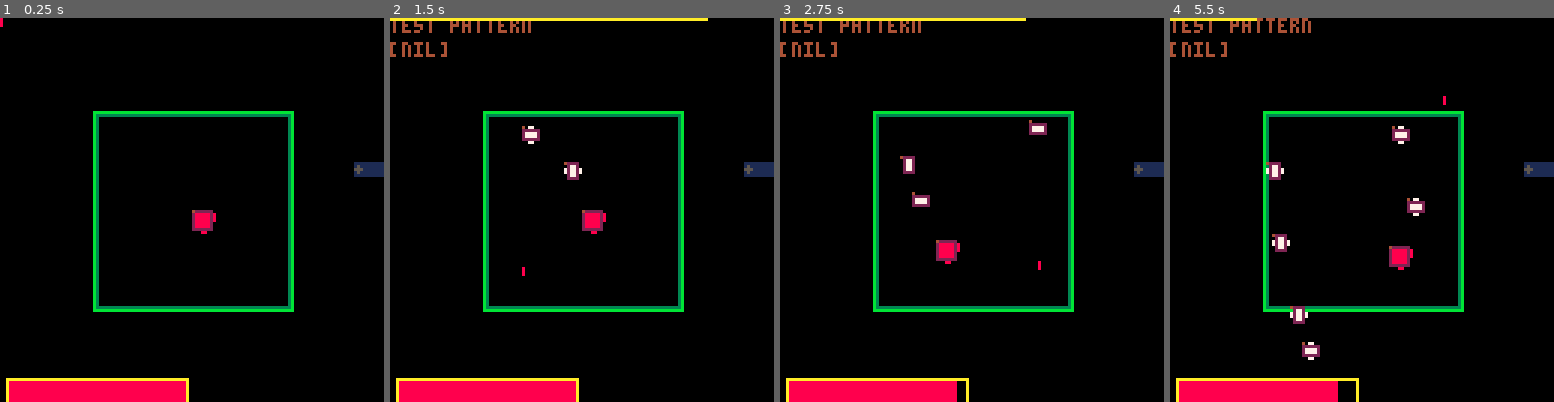
Above: before the commit, frames 1-4 (left to right).
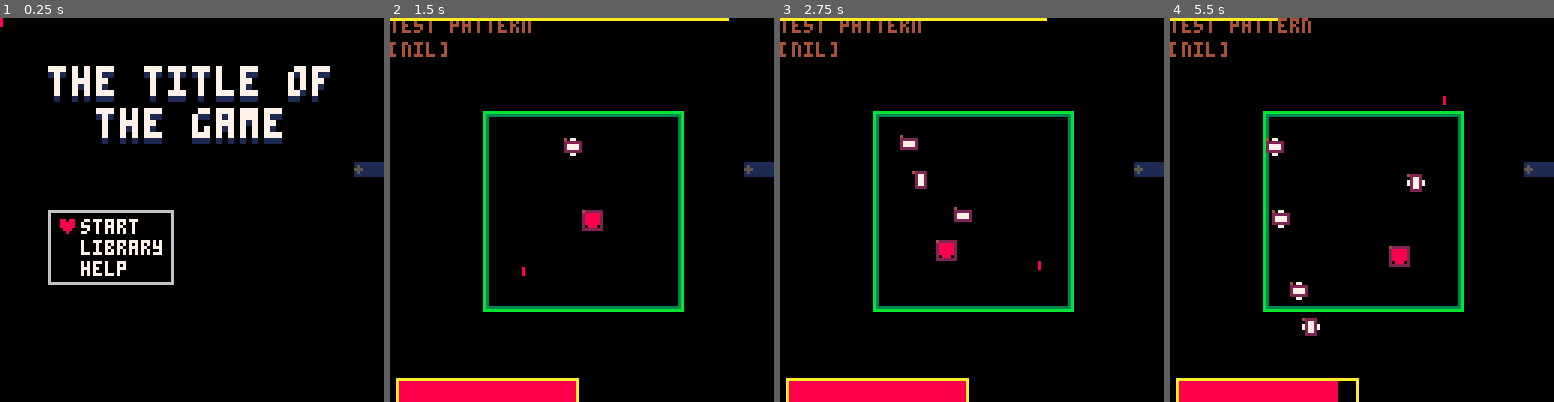
Above: after the commit, the same moments.

Repository: GiovanH/Pico8_Dev
Game: PICO-8 cartridge undertale.p8
Same seed, same stepped clock (60 frames per second), same inputs: the game is played once before the commit and once after it.
Inputs (mouse positions are in pixels of both pictures, inside the frame that each line leads up to):
- Up to frame 1 (0.25 s): no input
- Up to frame 2 (1.5 s): tap O (Z key) at 0.33, 0.7, 1.43 s; click (459, 121) at 0.67 s; tap X (X key) at 1.07 s; click (520, 267) at 1.22 s
- Up to frame 3 (2.75 s): click (975, 114) at 1.77 s; hold Left 1.97-2.37 s; tap X (X key) at 2.07, 2.4, 2.73 s; tap O (Z key) at 2.22 s; click (1037, 259) at 2.32 s; hold Down from 2.42 s (still down)
- Up to frame 4 (5.5 s): release Down at 2.82 s; click (1492, 106) at 2.87 s; hold Right 2.87-3.53 s; tap X (X key) every 0.33 s from 3.07 to 5.4 s; tap O (Z key) at 3.1, 3.98, 4.87 s; click (1254, 256) at 3.42 s; hold Up 3.58-4.08 s; click (1315, 102) at 3.97 s; hold Right 4.13-4.53 s; click (1381, 248) at 4.52 s; hold Down 4.58-5.08 s; click (1442, 94) at 5.07 s; hold Left from 5.13 s (still down)

The runs differ from the first frame. In frame 1, 13% of the frame differs, in the area x 1-86%, y 12-100%; in frame 2, 0.6%; in frame 3, 1.1%; in frame 4, 2.0%.

Commit message:
Menu and choicer

Diff:
--- a/undertale.p8
+++ b/undertale.p8
@@ -18,7 +18,8 @@
 -- t_bullet
 -- t_pattern
 
-local debug = true -- (stat(6) == 'debug')
+local debug = true  -- (stat(6) == 'debug')
+local cur_stage = nil
 
 -->8
 -- utility
@@ -26,141 +27,142 @@
 if (debug) menuitem(5,'toggle debug',function() debug = not debug end)
 
 dbg=(function()
- poke(0x5f2d, 1)
- local vars,sy={},0
- local mx,my,mb,pb,click,mw,exp,x,y
- function butn(exp,x,y)
-  local hover=mx>=x and mx<x+4 and my>=y and my<y+6
-  print(exp and "-" or "+",x,y,hover and 7 or 5)
-  return hover and click
- end
- function inspect(v,d)
-  d=d or 0
-  local t=type(v)
-  if t=="table" then
-   if(d>5)return "[table]"
-   local props={}
-   for key,val in pairs(v) do
-    props[key]=inspect(val,d+1)
+  poke(0x5f2d, 1)
+  local vars,sy={},0
+  local mx,my,mb,pb,click,mw,exp,x,y
+  function butn(exp,x,y)
+   local hover=mx>=x and mx<x+4 and my>=y and my<y+6
+   print(exp and "-" or "+",x,y,hover and 7 or 5)
+   return hover and click
+  end
+  function inspect(v,d)
+   d=d or 0
+   local t=type(v)
+   if t=="table" then
+    if(d>5)return "[table]"
+    local props={}
+    for key,val in pairs(v) do
+     props[key]=inspect(val,d+1)
+    end
+    return {
+     expand=false,
+     props=props
+    }
+   elseif t=="string" then
+    return chr(34)..v..chr(34)
+   elseif t=="boolean" then
+    return v and "true" or "false"
+   elseif t=="nil" or t=="function" or t=="thread" then
+    return "["..t.."]"
+   else
+    return ""..v
    end
-   return {
-    expand=false,
-    props=props
-   }
-  elseif t=="string" then
-   return chr(34)..v..chr(34)
-  elseif t=="boolean" then
-   return v and "true" or "false"
-  elseif t=="nil" or t=="function" or t=="thread" then
-   return "["..t.."]"
-  else
-   return ""..v
-  end
- end
- function drawvar(var,name)
-  if type(var)=="string" then
-   print(name..":",x+4,y,6)
-   print(var,x+#(""..name)*4+8,y,7)
-   y+=6
-  else
-   -- expand button
-   if(butn(var.expand,x,y))var.expand=not var.expand
-   -- name
-   print(name,x+4,y,12) y+=6
-   -- content
-   if var.expand then
-    x+=2
-    for key,val in pairs(var.props) do
-     drawvar(val,key)
+  end
+  function drawvar(var,name)
+   if type(var)=="string" then
+    print(name..":",x+4,y,6)
+    print(var,x+#(""..name)*4+8,y,7)
+    y+=6
+   else
+    -- expand button
+    if(butn(var.expand,x,y))var.expand=not var.expand
+    -- name
+    print(name,x+4,y,12) y+=6
+    -- content
+    if var.expand then
+     x+=2
+     for key,val in pairs(var.props) do
+      drawvar(val,key)
+     end
+     x-=2
     end
-    x-=2
    end
   end
- end
- function copyuistate(src,dst)
-  if type(src)=="table" and type(dst)=="table" then
-   dst.expand=src.expand
-   for key,val in pairs(src.props) do
-    copyuistate(val,dst.props[key])
+  function copyuistate(src,dst)
+   if type(src)=="table" and type(dst)=="table" then
+    dst.expand=src.expand
+    for key,val in pairs(src.props) do
+     copyuistate(val,dst.props[key])
+    end
    end
   end
- end
- function watch(var,name)
-  name=name or "[var]"
-  local p,i=vars[name],inspect(var)
-  if(p)copyuistate(p,i)
-  vars[name]=i
- end
- function clear()
-  vars={}
- end
- function draw(dx,dy,w,h)
-  dx=dx or 0
-  dy=dy or 48
-  w=w or 128-dx
-  h=h or 128-dy
-  -- collapsed mode
-  if not exp then
-   dx+=w-10
-   w,h=10,5
-  end
-  -- window
-  clip(dx,dy,w,h)
-  rectfill(0,0,128,128,1)
-  x=dx+2 y=dy+2-sy
-
-  -- read mouse
-  mx,my,mw=stat(32),stat(33),stat(36)
-  mb=band(stat(34),1)~=0
-  click=mb and not pb and mx>=dx and mx<dx+w and my>=dy and my<dy+h
-  pb=mb
-
-  if exp then
-
-   -- variables
-   for k,v in pairs(vars) do
-    drawvar(v,k)
+  function watch(var,name)
+   name=name or "[var]"
+   local p,i=vars[name],inspect(var)
+   if(p)copyuistate(p,i)
+   vars[name]=i
+  end
+  function clear()
+   vars={}
+  end
+  function draw(dx,dy,w,h)
+   dx=dx or 0
+   dy=dy or 48
+   w=w or 128-dx
+   h=h or 128-dy
+   -- collapsed mode
+   if not exp then
+    dx+=w-10
+    w,h=10,5
    end
-
-   -- scrolling
-   local sh=y+sy-dy
-   sy=max(min(sy-mw*8,sh-h),0)
-  end
-
-  -- expand/collapse btn
-  if(butn(exp,dx+w-10,dy))exp=not exp
-
-  -- draw mouse ptr
-  clip()
-  line(mx,my,mx,my+2,8)
-  color(7)
- end
-
- function show()
-  exp=true
-  while exp do
-   draw()
-   flip()
-  end
- end
-
- function prnt(v,name)
-  watch(v,name)
-  show()
- end
-
- return{
-  watch=watch,
-  clear=clear,
-  expand=function(val)
-   if(val~=nil)exp=val
-   return exp
-  end,
-  draw=draw,
-  show=show,
-  print=prnt
- }
-end)()
+   -- window
+   clip(dx,dy,w,h)
+   rectfill(0,0,128,128,1)
+   x=dx+2 y=dy+2-sy
+
+   -- read mouse
+   mx,my,mw=stat(32),stat(33),stat(36)
+   mb=band(stat(34),1)~=0
+   click=mb and not pb and mx>=dx and mx<dx+w and my>=dy and my<dy+h
+   pb=mb
+
+   if exp then
+
+    -- variables
+    for k,v in pairs(vars) do
+     drawvar(v,k)
+    end
+
+    -- scrolling
+    local sh=y+sy-dy
+    sy=max(min(sy-mw*8,sh-h),0)
+   end
+
+   -- expand/collapse btn
+   if(butn(exp,dx+w-10,dy))exp=not exp
+
+   -- draw mouse ptr
+   clip()
+   line(mx,my,mx,my+2,8)
+   color(7)
+  end
+
+  function show()
+   exp=true
+   while exp do
+    draw()
+    flip()
+   end
+  end
+
+  function prnt(v,name)
+   watch(v,name)
+   show()
+  end
+
+  return{
+   watch=watch,
+   clear=clear,
+   expand=function(val)
+    if(val~=nil)exp=val
+    return exp
+   end,
+   draw=draw,
+   show=show,
+   print=prnt
+  }
+ end)
+dbg = dbg()
 
 -- any to string (dumptable)
 function tostring(any, depth)
@@ -211,6 +213,7 @@
 function chainmap(query, ...)
  for i, o in ipairs{...} do
   local v = o[query]
+  printa(query, o, v)
   if (v != nil) return v
  end
 end
@@ -608,6 +611,7 @@
  add(self.objects, object)
  -- if (object.stage) del(object.stage.objects, object)
  object.stage = self
+ if (object.onadd) object:onadd()
  return object
 end
 function stage:_zsort()
@@ -636,6 +640,7 @@
  end
 end
 function stage:draw()
+ cls()
  self:_zsort()
  camera(self.cam:unpack())
  for object in all(self.objects) do
@@ -671,6 +676,69 @@
  local r = deli(self)
  if (expected) assert(expected == r, "popped '" .. r .. "', not " .. expected)
  return r
+end
+
+local choicer = entity:extend{
+ z=4,
+ pos=vec(64),
+ padding=vec(3, 3),
+ char_size=vec(4, 5),
+ selected = 1,  -- index of selected opt
+}
+function choicer:init(choices, exopts)
+ printh("new choicer")
+ exopts = exopts or {}
+ self.choices = choices
+
+ for prop in all{'pos', 'selected'} do
+  self[prop] = chainmap(prop, exopts, self)
+ end
+
+ if (exopts.allowcancel) add(self.choices, {'cancel', nop})
+
+ local width = 0
+ for v in all(self.choices) do
+  width = max(width, #v[1] + 2)  -- cursor
+ end
+ -- 2px spacing
+ self.char_size_sp = self.char_size:__add(0, 2)  -- compute once
+ self.size = self.char_size_sp:dotp(width, #self.choices)
+ self.size += self.padding*2 - vec(1, 3)  -- up to but not equal - last 2px space
+end
+function choicer:onadd()
+ self.focus = 'choice' .. #self.stage.objects  -- careful, might still collide!
+ focus:push(self.focus)
+end
+function choicer:drawui()
+ if (self.choices == nil) return
+ local rbox = bbox(self.pos, self.size)
+ rectfill(mrconcatu(rbox, 0))
+ rect(mrconcatu(rbox, 6))
+ local ppos = self.pos + self.padding
+ for i,v in ipairs(self.choices) do
+  print(v[1],
+   mrconcatu(ppos:__add(
+     vec(2, i-1):dotp(self.char_size_sp)
+    ), v[3] or 7))
+ end
+ if (focus:isnt(self.focus)) return
+ color(8)
+ print("♥ ",
+  ppos:__add(
+   vec(0, self.selected-1):dotp(self.char_size_sp)
+  ):unpack())
+end
+function choicer:update()
+ if (focus:isnt(self.focus)) return
+
+ if (btnp(2)) self.selected -= 1; sfx(004)
+ if (btnp(3)) self.selected += 1; sfx(004)
+ self.selected = clamp(1, self.selected, #self.choices)
+ if btnp(4) then
+  focus:pop(self.focus)
+  self.choices[self.selected][2]()
+  self:destroy()
+ end
 end
 
 local t_soul = mob:extend{
@@ -693,7 +761,7 @@
  -- if (facing) self.facing = facing
  if unobstructed then
   self.pos = npos
-  -- self.moved = true
+ -- self.moved = true
  end
 end
 function t_soul:move()
@@ -826,9 +894,9 @@
   -- fire new bullet
   printh('fire')
   local newbullet = b_test(vec(
-   rndr(self.arena.hbox.x0, self.arena.hbox.x1-4),
-   self.arena.hbox.y0
-  ))
+    rndr(self.arena.hbox.x0, self.arena.hbox.x1-4),
+    self.arena.hbox.y0
+   ))
   self.stage:add(newbullet)
   add(self.children, newbullet)
  end
@@ -853,61 +921,96 @@
  -- Set cur_pattern to new pattern
  -- Wait for cur_pattern to die
  self.cur_pattern = self.stage:add(rndc{
-  pat_test
- }(self))
+   pat_test
+  }(self))
 end
 function t_arena:draw()
  rect(mrconcat({self.hbox:unpack()}, 3))
  rect(mrconcat({self.hbox:outline(1):unpack()}, 11))
 end
 function t_arena:drawui()
- if (self.cur_pattern) do
+ if (self.cur_pattern) then
   print(self.cur_pattern.name, 0, 0)
   print(self.cur_pattern._doomed, 0, 8)
  end
 end
 
-bg = entity()
-function bg:draw()
- cls()
-end
-bg.z = -100
-
--->8
---pico-8 builtins
-
-function _init()
+-- bg = entity()
+-- function bg:draw()
+--  cls()
+-- end
+-- bg.z = -100
+
+local t_mainmenu = entity:extend{}
+function t_mainmenu:init()
+ entity.init(self)
+end
+
+function t_mainmenu:drawui()
+ for i, s in ipairs{"the title of", "the game"} do
+  local x = (128 - (#s * 8)) / 2
+  s = "\^w\^t" .. s
+  print(s, x, 16+(i-1)*14 + 2, 1)
+  print(s, x, 16+(i-1)*14, 7)
+ end
+end
+
+st_mainmenu = stage:extend{}
+function st_mainmenu:init()
+ stage.init(self)
+ self:add(t_mainmenu())
+ self:add(choicer({
+    {"start", function()
+      cur_stage = st_game()
+     end},
+    {"library", function()
+     end},
+    {"help", function()
+     end}
+   }, {pos=vec(16, 64)}))
+end
+
+st_game = stage:extend{}
+function st_game:init()
+ stage.init(self)
+
  local o_soul = t_soul(vec(64, 64), 0, vec(7,7))
  local o_arena = t_arena(vec(32,32), 0, vec(64, 64))
  o_soul.arena = o_arena
 
- teststage = stage()
- teststage:add(bg)
- teststage:add(o_arena)
- teststage:add(o_soul)
- -- teststage:add(o_tpattern)
+ -- self:add(bg)
+ self:add(o_arena)
+ self:add(o_soul)
+end
+
+-->8
+--pico-8 builtins
+
+function _init()
+ cur_stage = st_mainmenu()
 end
 
 function _update()
- teststage:update()
- dbg.watch(teststage,"stage")
- -- dbg.watch(o_soul,"soul")
- -- dbg.watch(o_tpattern,"pattern")
+ cur_stage:update()
+ dbg.watch(cur_stage,"stage")
+ dbg.watch(focus, "focus")
+-- dbg.watch(o_soul,"soul")
+-- dbg.watch(o_tpattern,"pattern")
 end
 
 function _draw()
- teststage:draw()
+ cur_stage:draw()
  if (debug) dbg.draw()
 end
 __gfx__
-08800880000000000000000000000000000000000000000000000000000000000000000000000000000000000000000000000000000000000000000000000000
-88888888000000000000000000000000000000000000000000000000000000000000000000000000000000000000000000000000000000000000000000000000
-88888888000770000000000000000000000000000000000000000000000000000000000000000000000000000000000000000000000000000000000000000000
-88888888007777000000000000000000000000000000000000000000000000000000000000000000000000000000000000000000000000000000000000000000
-08888880007777000000000000000000000000000000000000000000000000000000000000000000000000000000000000000000000000000000000000000000
-08888880000770000000000000000000000000000000000000000000000000000000000000000000000000000000000000000000000000000000000000000000
-00888800000000000000000000000000000000000000000000000000000000000000000000000000000000000000000000000000000000000000000000000000
-00088000000000000000000000000000000000000000000000000000000000000000000000000000000000000000000000000000000000000000000000000000
+08808800000000000808000000000000000000000000000000000000000000000000000000000000000000000000000000000000000000000000000000000000
+88888880000000008888800000000000000000000000000000000000000000000000000000000000000000000000000000000000000000000000000000000000
+88888880000770008888800000000000000000000000000000000000000000000000000000000000000000000000000000000000000000000000000000000000
+88888880007777000888000000000000000000000000000000000000000000000000000000000000000000000000000000000000000000000000000000000000
+08888800007777000080000000000000000000000000000000000000000000000000000000000000000000000000000000000000000000000000000000000000
+00888000000770000000000000000000000000000000000000000000000000000000000000000000000000000000000000000000000000000000000000000000
+00080000000000000000000000000000000000000000000000000000000000000000000000000000000000000000000000000000000000000000000000000000
+00000000000000000000000000000000000000000000000000000000000000000000000000000000000000000000000000000000000000000000000000000000
 00770000077000000000000000077000000000000000000000000000000000000000000000000000000000000000000000000000000000000000000000000000
 07777000777700000777700000777700077000000777777000000000770007700777777007777770077000000777700000000000000000000000000000000000
 07777000777770007777770007777700077000000770077000000000770007700770077007700770077000000770077000000000000000000000000000000000
@@ -925,4 +1028,169 @@
 ccddeeff000000000000000000000000000000000000000000000000000000000000000000000000000000000000000000000000000000000000000000000000
 ccddeeff000000000000000000000000000000000000000000000000000000000000000000000000000000000000000000000000000000000000000000000000
 
-
+__gff__
+0000000000000000000000000000000000000000000000000000000000000000000000000000000000000000000000000000000000000000000000000000000000000000000000000000000000000000000000000000000000000000000000000000000000000000000000000000000000000000000000000000000000000000
+0000000000000000000000000000000000000000000000000000000000000000000000000000000000000000000000000000000000000000000000000000000000000000000000000000000000000000000000000000000000000000000000000000000000000000000000000000000000000000000000000000000000000000
+__map__
+0000000000000000000000000000000000000000000000000000000000000000000000000000000000000000000000000000000000000000000000000000000000000000000000000000000000000000000000000000000000000000000000000000000000000000000000000000000000000000000000000000000000000000
+0000000000000000000000000000000000000000000000000000000000000000000000000000000000000000000000000000000000000000000000000000000000000000000000000000000000000000000000000000000000000000000000000000000000000000000000000000000000000000000000000000000000000000
+0000000000000000000000000000000000000000000000000000000000000000000000000000000000000000000000000000000000000000000000000000000000000000000000000000000000000000000000000000000000000000000000000000000000000000000000000000000000000000000000000000000000000000
+0000000000000000000000000000000000000000000000000000000000000000000000000000000000000000000000000000000000000000000000000000000000000000000000000000000000000000000000000000000000000000000000000000000000000000000000000000000000000000000000000000000000000000
+0000000000000000000000000000000000000000000000000000000000000000000000000000000000000000000000000000000000000000000000000000000000000000000000000000000000000000000000000000000000000000000000000000000000000000000000000000000000000000000000000000000000000000
+0000000000000000000000000000000000000000000000000000000000000000000000000000000000000000000000000000000000000000000000000000000000000000000000000000000000000000000000000000000000000000000000000000000000000000000000000000000000000000000000000000000000000000
+0000000000000000000000000000000000000000000000000000000000000000000000000000000000000000000000000000000000000000000000000000000000000000000000000000000000000000000000000000000000000000000000000000000000000000000000000000000000000000000000000000000000000000
+0000000000000000000000000000000000000000000000000000000000000000000000000000000000000000000000000000000000000000000000000000000000000000000000000000000000000000000000000000000000000000000000000000000000000000000000000000000000000000000000000000000000000000
+0000000000000000000000000000000000000000000000000000000000000000000000000000000000000000000000000000000000000000000000000000000000000000000000000000000000000000000000000000000000000000000000000000000000000000000000000000000000000000000000000000000000000000
+0000000000000000000000000000000000000000000000000000000000000000000000000000000000000000000000000000000000000000000000000000000000000000000000000000000000000000000000000000000000000000000000000000000000000000000000000000000000000000000000000000000000000000
+0000000000000000000000000000000000000000000000000000000000000000000000000000000000000000000000000000000000000000000000000000000000000000000000000000000000000000000000000000000000000000000000000000000000000000000000000000000000000000000000000000000000000000
+0000000000000000000000000000000000000000000000000000000000000000000000000000000000000000000000000000000000000000000000000000000000000000000000000000000000000000000000000000000000000000000000000000000000000000000000000000000000000000000000000000000000000000
+0000000000000000000000000000000000000000000000000000000000000000000000000000000000000000000000000000000000000000000000000000000000000000000000000000000000000000000000000000000000000000000000000000000000000000000000000000000000000000000000000000000000000000
+0000000000000000000000000000000000000000000000000000000000000000000000000000000000000000000000000000000000000000000000000000000000000000000000000000000000000000000000000000000000000000000000000000000000000000000000000000000000000000000000000000000000000000
+0000000000000000000000000000000000000000000000000000000000000000000000000000000000000000000000000000000000000000000000000000000000000000000000000000000000000000000000000000000000000000000000000000000000000000000000000000000000000000000000000000000000000000
+0000000000000000000000000000000000000000000000000000000000000000000000000000000000000000000000000000000000000000000000000000000000000000000000000000000000000000000000000000000000000000000000000000000000000000000000000000000000000000000000000000000000000000
+0000000000000000000000000000000000000000000000000000000000000000000000000000000000000000000000000000000000000000000000000000000000000000000000000000000000000000000000000000000000000000000000000000000000000000000000000000000000000000000000000000000000000000
+0000000000000000000000000000000000000000000000000000000000000000000000000000000000000000000000000000000000000000000000000000000000000000000000000000000000000000000000000000000000000000000000000000000000000000000000000000000000000000000000000000000000000000
+0000000000000000000000000000000000000000000000000000000000000000000000000000000000000000000000000000000000000000000000000000000000000000000000000000000000000000000000000000000000000000000000000000000000000000000000000000000000000000000000000000000000000000
+0000000000000000000000000000000000000000000000000000000000000000000000000000000000000000000000000000000000000000000000000000000000000000000000000000000000000000000000000000000000000000000000000000000000000000000000000000000000000000000000000000000000000000
+0000000000000000000000000000000000000000000000000000000000000000000000000000000000000000000000000000000000000000000000000000000000000000000000000000000000000000000000000000000000000000000000000000000000000000000000000000000000000000000000000000000000000000
+0000000000000000000000000000000000000000000000000000000000000000000000000000000000000000000000000000000000000000000000000000000000000000000000000000000000000000000000000000000000000000000000000000000000000000000000000000000000000000000000000000000000000000
+0000000000000000000000000000000000000000000000000000000000000000000000000000000000000000000000000000000000000000000000000000000000000000000000000000000000000000000000000000000000000000000000000000000000000000000000000000000000000000000000000000000000000000
+0000000000000000000000000000000000000000000000000000000000000000000000000000000000000000000000000000000000000000000000000000000000000000000000000000000000000000000000000000000000000000000000000000000000000000000000000000000000000000000000000000000000000000
+0000000000000000000000000000000000000000000000000000000000000000000000000000000000000000000000000000000000000000000000000000000000000000000000000000000000000000000000000000000000000000000000000000000000000000000000000000000000000000000000000000000000000000
+0000000000000000000000000000000000000000000000000000000000000000000000000000000000000000000000000000000000000000000000000000000000000000000000000000000000000000000000000000000000000000000000000000000000000000000000000000000000000000000000000000000000000000
+0000000000000000000000000000000000000000000000000000000000000000000000000000000000000000000000000000000000000000000000000000000000000000000000000000000000000000000000000000000000000000000000000000000000000000000000000000000000000000000000000000000000000000
+0000000000000000000000000000000000000000000000000000000000000000000000000000000000000000000000000000000000000000000000000000000000000000000000000000000000000000000000000000000000000000000000000000000000000000000000000000000000000000000000000000000000000000
+0000000000000000000000000000000000000000000000000000000000000000000000000000000000000000000000000000000000000000000000000000000000000000000000000000000000000000000000000000000000000000000000000000000000000000000000000000000000000000000000000000000000000000
+0000000000000000000000000000000000000000000000000000000000000000000000000000000000000000000000000000000000000000000000000000000000000000000000000000000000000000000000000000000000000000000000000000000000000000000000000000000000000000000000000000000000000000
+0000000000000000000000000000000000000000000000000000000000000000000000000000000000000000000000000000000000000000000000000000000000000000000000000000000000000000000000000000000000000000000000000000000000000000000000000000000000000000000000000000000000000000
+0000000000000000000000000000000000000000000000000000000000000000000000000000000000000000000000000000000000000000000000000000000000000000000000000000000000000000000000000000000000000000000000000000000000000000000000000000000000000000000000000000000000000000
+…(130 lines of a section not shown)…
Not shown, changed: the music (__music__) section of undertale.p8
Not shown, changed: the sound effects (__sfx__) section of undertale.p8
